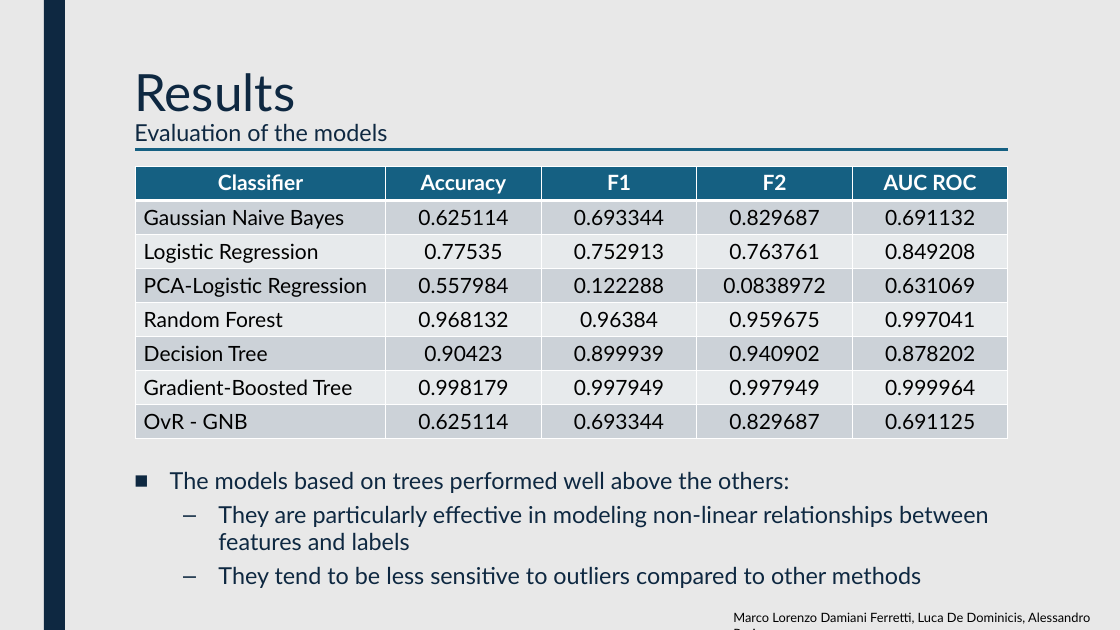
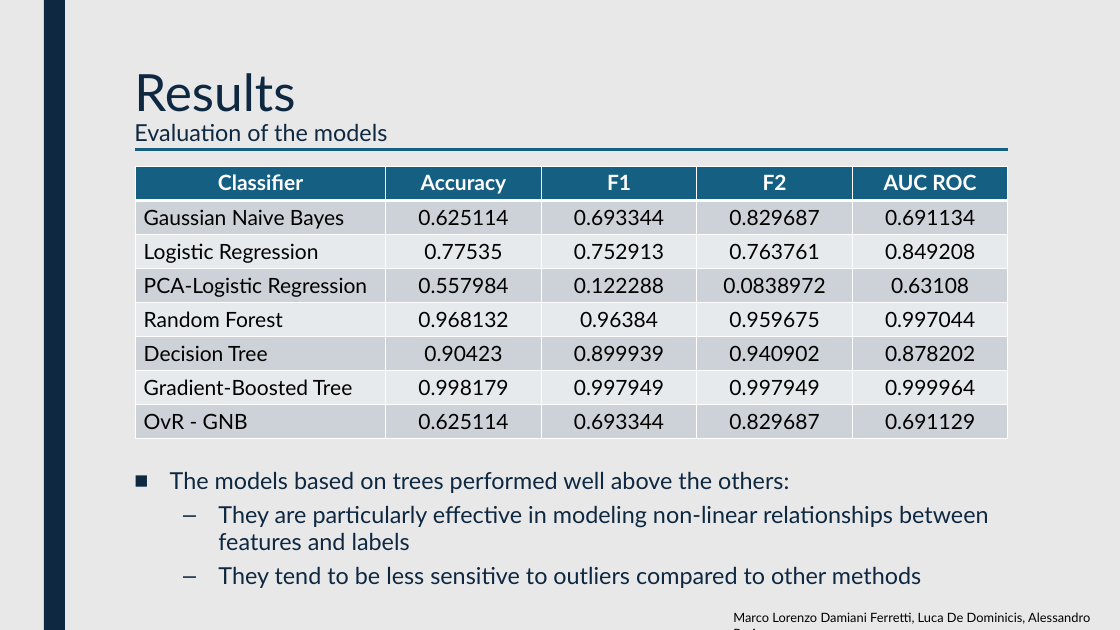
Before and after one commit to luca-de-dominicis/Big_Data_Analytics, a slide deck: slide 10 of BDA-Presentation.pptx. Drawn at 1120x630 pixels with LibreOffice and Linux fonts; fonts in the diff are those of the drawing. Boxes give left, top, right and bottom in pixels: in the first picture for what was removed or moved away, otherwise in the second. Text is boxed around its words. In the diff, an @@ line names an element or a change of style, - is before the commit and + after.

```diff
--- a/BDA-Presentation.pptx
+++ b/BDA-Presentation.pptx
@@ table at (135,166,1007,439) @@
-row 2, column 5: 0.691132
+row 2, column 5: 0.691134
-row 4, column 5: 0.631069
+row 4, column 5: 0.63108
-row 5, column 5: 0.997041
+row 5, column 5: 0.997044
-row 8, column 5: 0.691125
+row 8, column 5: 0.691129
```
Also in this commit, not shown: 2 other slides changed, 2 slides added.
